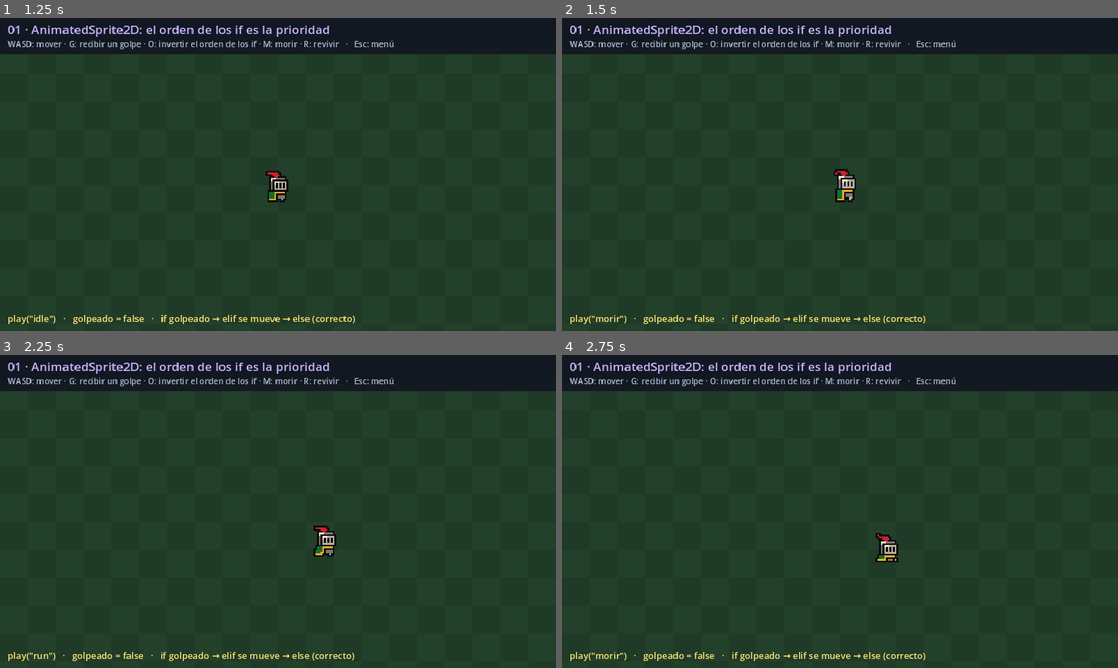
Above: before the commit, frames 1-4 (two rows, left to right).
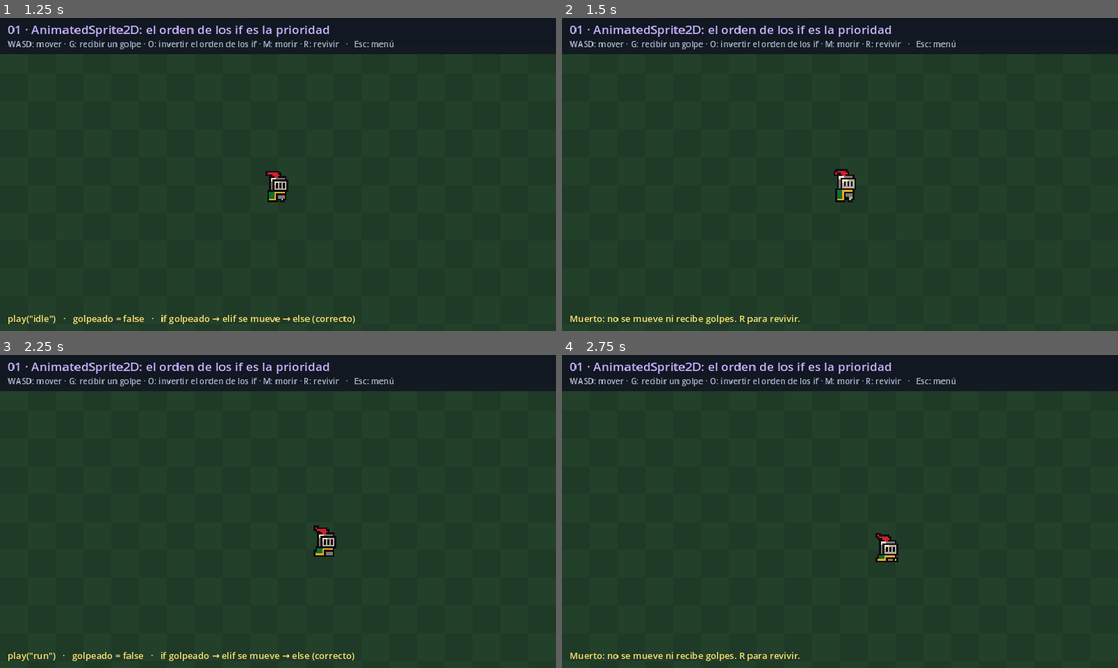
Above: after the commit, the same moments.

Repository: Spktro/curso-vj
Game: Godot game, scene res://menu.tscn
Two runs of this game, one before a commit and one after it. Both use one fixed random seed, a clock stepped at 60 frames per second and the inputs below. Sound files missing from this copy of the repository are replaced by a short silence.
Inputs (mouse positions are in pixels of both pictures, inside the frame that each line leads up to):
- Up to frame 1 (1.25 s): click "01 · AnimatedSprite2D: el ord…" at 0.5 s
- Up to frame 2 (1.5 s): tap Enter at 1.25 s; move the mouse to (962, 158) at 1.27 s; hold D from 1.28 s (still down); tap M at 1.35 s; click (962, 158) at 1.42 s
- Up to frame 3 (2.25 s): tap Space at 1.52 s; tap R at 1.55, 2.1 s; move the mouse to (166, 527) at 2.02 s; release D at 2.03 s; hold S from 2.03 s (still down)
- Up to frame 4 (2.75 s): keep holding S; tap Space at 2.27 s; tap M at 2.3 s

Frame 1 is identical in both runs. In frame 2, 0.8% of the frame differs, in the area x 1-66%, y 94-98%; in frame 3, 0.2%; in frame 4, 0.8%.

Commit message:
v2 semana 5 demos: el caballero muerto ya no vuelve a caer al apretar M de nuevo (quedaba parado y transparente); revivir solo si esta muerto; la demo 01 avisa que esta muerto
Co-Authored-By: Claude Opus 5.5 <noreply@anthropic.com>

Diff:
--- a/v2/semana-05/proyecto-clase/comun/caballero.gd
+++ b/v2/semana-05/proyecto-clase/comun/caballero.gd
@@ -70,12 +70,16 @@
 	golpeado = false
 
 func morir():
+	if muerto:
+		return   # ya está muerto: no vuelve a caer desde el principio
 	muerto = true
 	$AnimationPlayer.stop()
 	$AnimatedSprite2D.modulate = Color.WHITE
 	$AnimatedSprite2D.play("morir")   # no tiene loop: al terminar emite animation_finished
 
 func revivir():
+	if not muerto:
+		return
 	modulate.a = 1.0
 	muerto = false
 	golpeado = false
--- a/v2/semana-05/proyecto-clase/demos/01_prioridad/prioridad.gd
+++ b/v2/semana-05/proyecto-clase/demos/01_prioridad/prioridad.gd
@@ -6,6 +6,9 @@
 	$Caballero/AnimatedSprite2D.animation_finished.connect(_on_animacion_terminada)
 
 func _process(delta):
+	if $Caballero.muerto:
+		$Cartel.mostrar("Muerto: no se mueve ni recibe golpes. R para revivir.")
+		return
 	var orden = "if golpeado → elif se mueve → else (correcto)"
 	if not $Caballero.orden_correcto:
 		orden = "if se mueve → elif golpeado → else (el golpe se pierde)"
